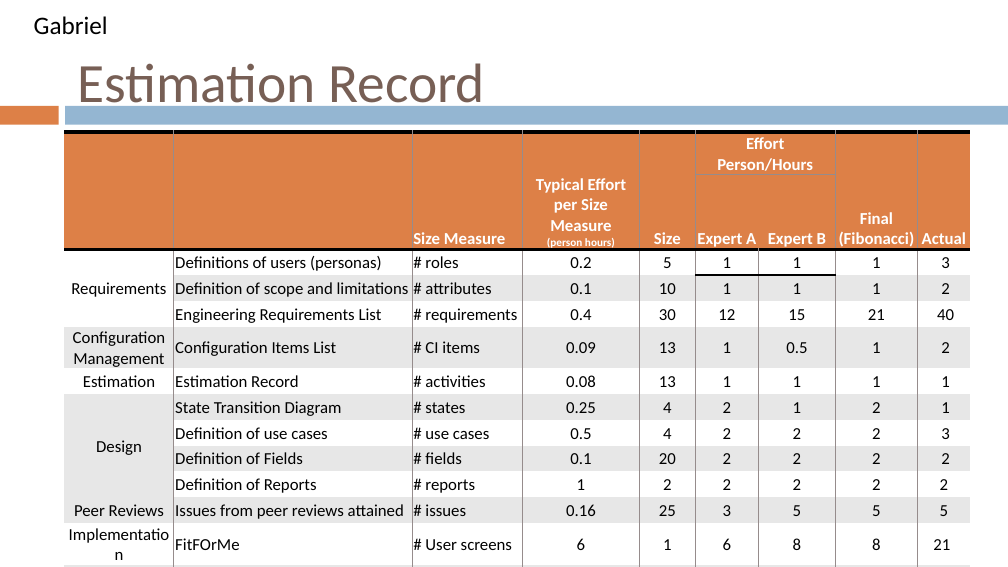
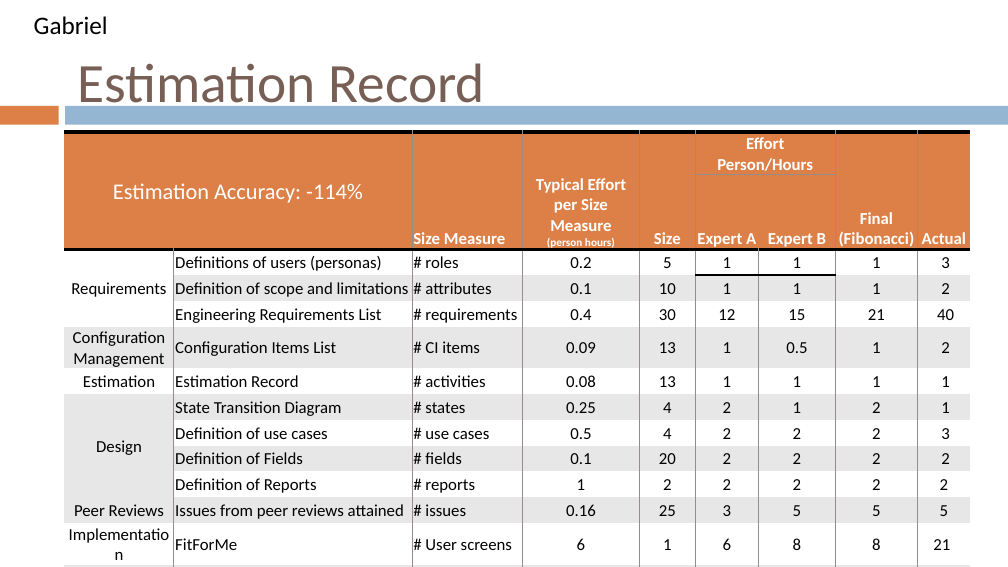
Before and after one commit to gvaccaro21/CS633---Term-Project, a slide deck: slide 7 of Final Presenation/CS_633_Zac3_term_project_report_FINAL_draft.pptx. Drawn at 1008x567 pixels with LibreOffice and Linux fonts; fonts in the diff are those of the drawing; background and template pictures are left out. Boxes give left, top, right and bottom in pixels: in the first picture for what was removed or moved away, otherwise in the second. Text is boxed around its words. In the diff, an @@ line names an element or a change of style, - is before the commit and + after.

```diff
--- a/Final Presenation/CS_633_Zac3_term_project_report_FINAL_draft.pptx
+++ b/Final Presenation/CS_633_Zac3_term_project_report_FINAL_draft.pptx
@@ table at [65,132,971,558] @@
-row 1, column 1: 
+row 1, column 1: Estimation Accuracy: -114%
-row 13, column 2: FitFOrMe
+row 13, column 2: FitForMe
```
Also in this commit, not shown: 2 other slides changed.
